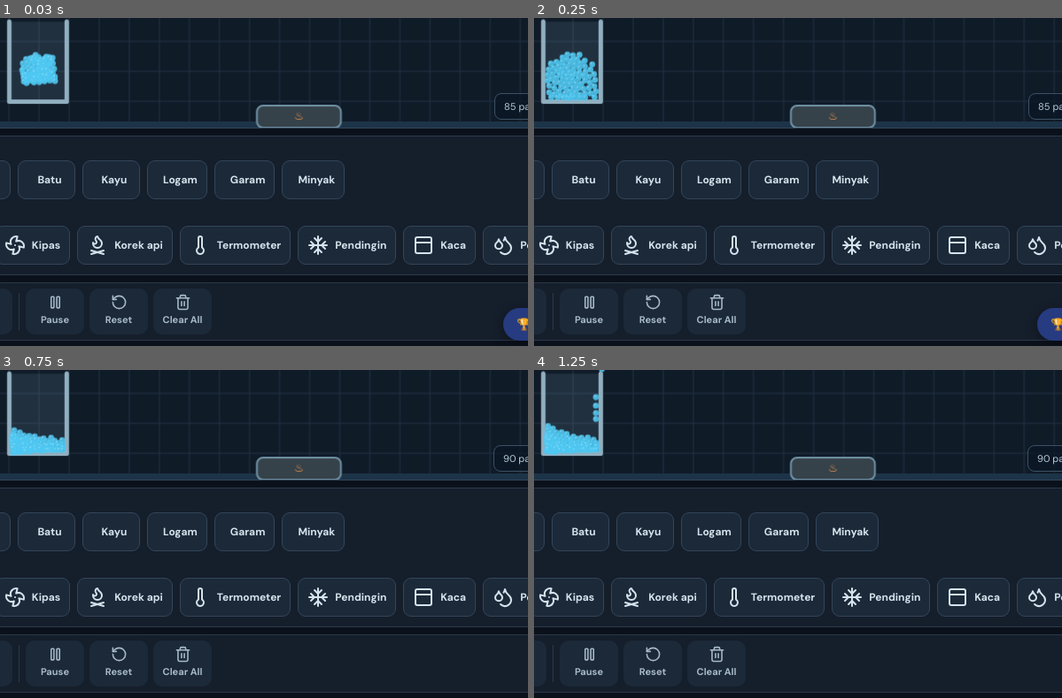
Above: before the commit, frames 1-4 (two rows, left to right).
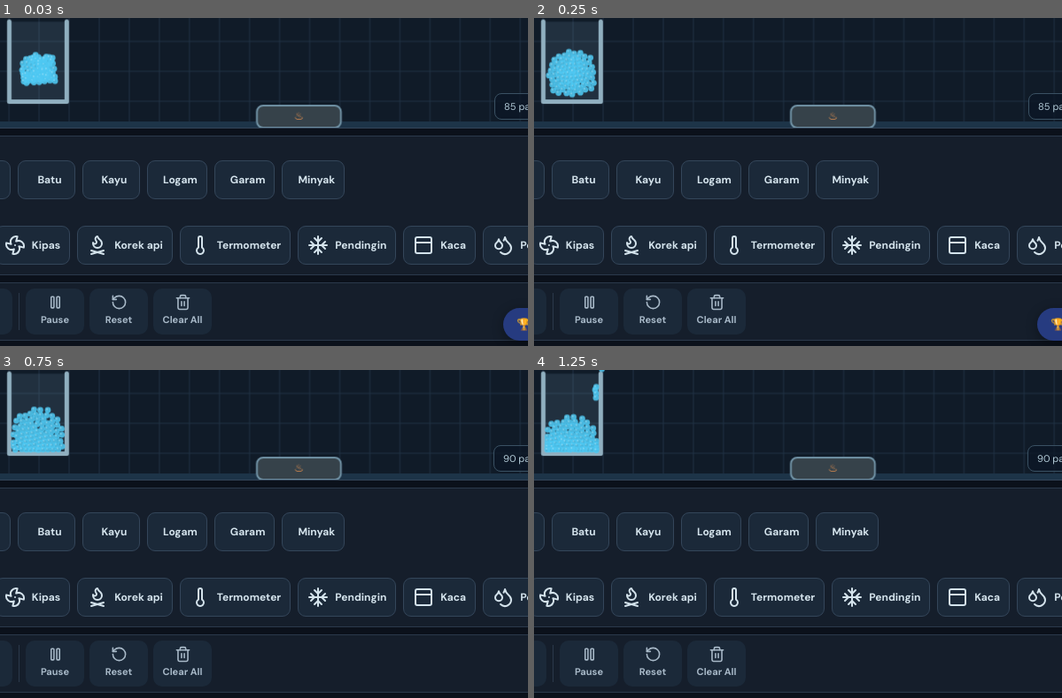
Above: after the commit, the same moments.

Repository: vexelkang-cell/gamepai
Game: browser game, page games/water-simulator/index.html
Two runs of this game, one before a commit and one after it. Both use one fixed random seed, a clock stepped at 60 frames per second and the inputs below.
Inputs (mouse positions are % of the whole screen's width and height, from its top left):
- Up to frame 1 (0.03 s): no input
- Up to frame 2 (0.25 s): no input
- Up to frame 3 (0.75 s): click (50, 37) at 0.27 s
- Up to frame 4 (1.25 s): tap Space at 1.1 s
The pictures show only the part of the screen within x 42-92%, y 50-100%; the shares and areas given below are measured in that part.

Frame 1 is identical in both runs. In frame 2, 0.6% of the frame differs, in the area x 2-13%, y 9-26%; in frame 3, 0.9%, in the area x 1-13%, y 11-27%; in frame 4, 0.6%.

Commit message:
Calm water particles inside upright containers

Diff:
--- a/games/water-simulator/index.html
+++ b/games/water-simulator/index.html
@@ -276,6 +276,21 @@
     }
     for(let i=0;i<particles.length;i++){let p=particles[i],gx=Math.max(0,Math.min(cols-1,Math.floor(p.x/cell))),gy=Math.max(0,Math.min(rows-1,Math.floor(p.y/cell))),key=gy*cols+gx;if(heads[key]===-1)activeCells.push(key);p.next=heads[key];heads[key]=i}
     for(let i=0;i<particles.length;i++){let p=particles[i],gx=Math.floor(p.x/cell),gy=Math.floor(p.y/cell);for(let iy=- …(794 unchanged characters)…
+    // Redam gerakan air di dalam wadah tegak agar air cepat tenang.
+    for(let o of objects){
+      if(!['Panci','Gelas','Ember','Botol'].includes(o.type))continue;
+      const angle=Math.atan2(Math.sin(o.angle),Math.cos(o.angle));
+      if(Math.abs(angle)>.12)continue;
+      for(let p of particles){
+        if(p.type!=='Air')continue;
+        const q=local(o,p.x,p.y);
+        if(Math.abs(q.x)<o.w*.5-p.r-2&&q.y>-o.h*.5+p.r&&q.y<o.h*.5-p.r){
+          p.vx*=.68;p.vy*=.68;
+          if(Math.abs(p.vx)<.045)p.vx=0;
+          if(Math.abs(p.vy)<.045)p.vy=0;
+        }
+      }
+    }
   }
   function drawObject(o){ctx.save();ctx.translate(o.x,o.y);ctx.rotate(o.angle);let w=o.w,h=o.h;ctx.lineWidth=5;ctx.lineCap='round';ctx.lineJoin='round';ctx.strokeStyle=selected===o?'#7beafa':'#91afbf';ctx.fillStyle='#314b5d';
     if(['Panci','Gelas','Ember','Botol'].includes(o.type)){ctx.beginPath();ctx.moveTo(-w/2,-h/2);ctx.lineTo(-w/2,h/2);c …(294 unchanged characters)…
